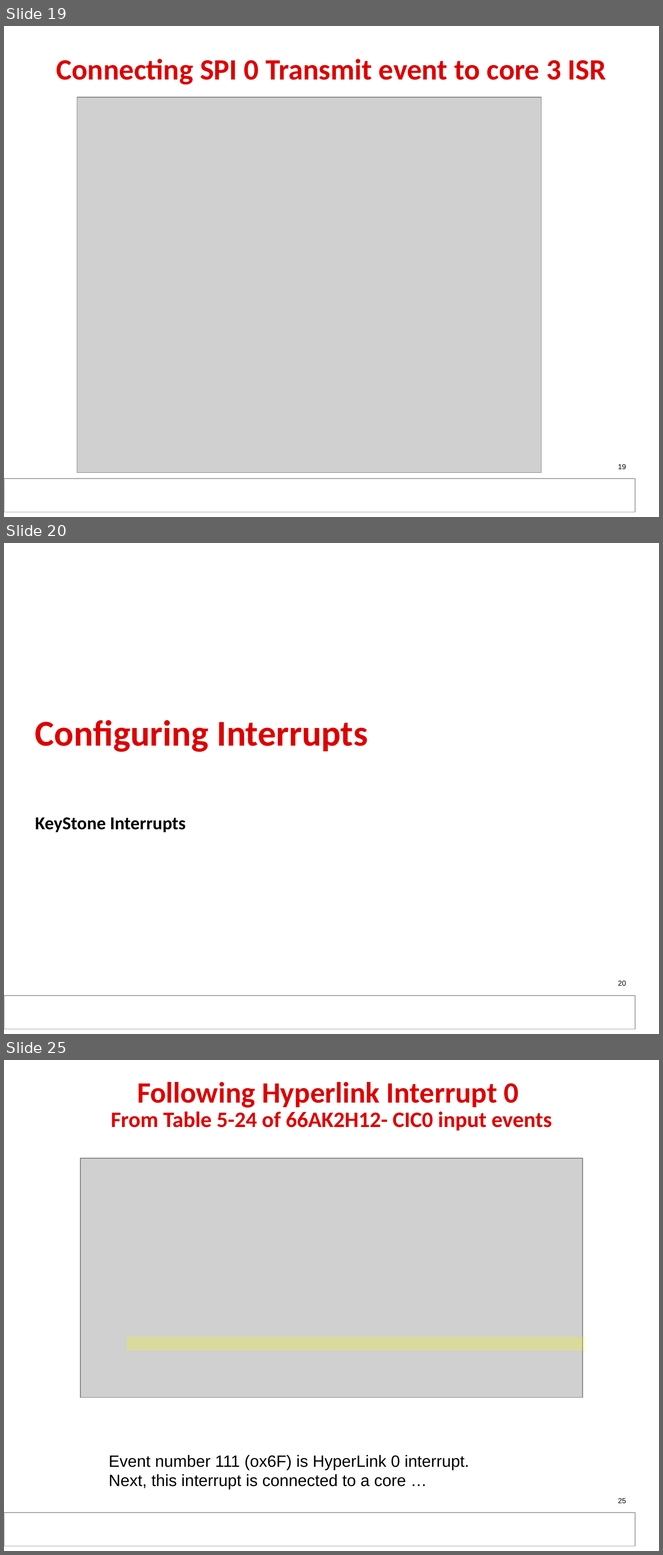
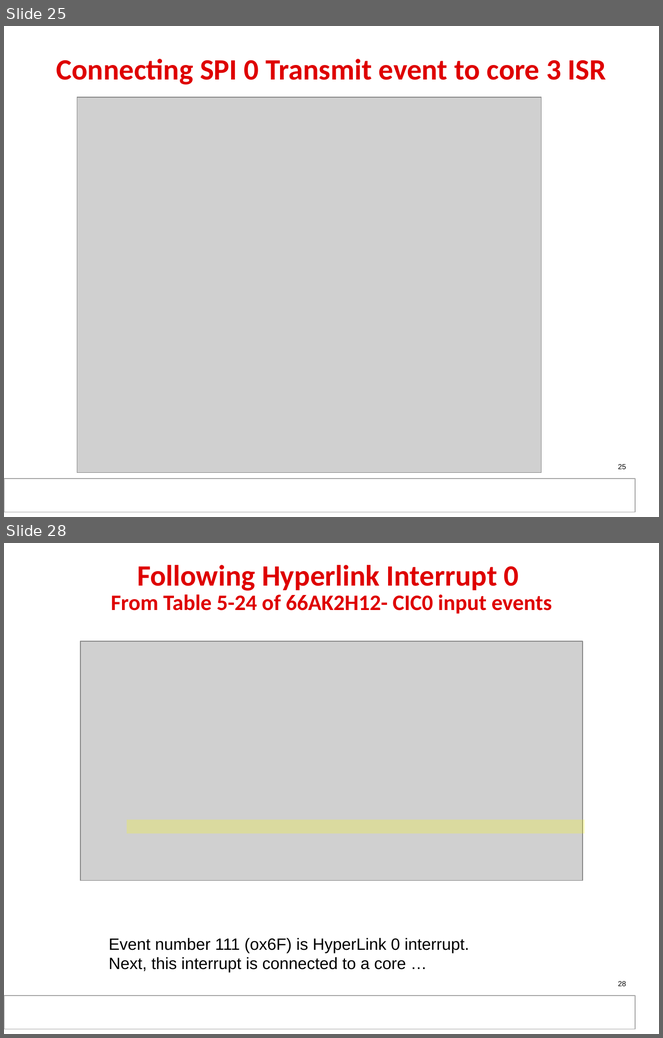
Before and after one commit to hari1989/keystone-workshop, a slide deck: slides/KeyStone_Interrupts.pptx. Shown one above the other, each under a label of ours: slides 19, 20 and 25 before the commit, slides 25 and 28 after it; the slides between them are not shown. The pictures are 663x1555 and 663x1038 pixels, drawn with LibreOffice and Linux fonts; fonts in the diff are those of the drawing; grey boxes stand for pictures; background and template pictures are left out. Boxes give left, top, right and bottom in pixels: in the first picture for what was removed or moved away, otherwise in the second. Text is boxed around its words. In the diff, an @@ line names an element or a change of style, - is before the commit and + after.

```diff
--- a/slides/KeyStone_Interrupts.pptx
+++ b/slides/KeyStone_Interrupts.pptx
@@ slide 20 removed at (4, 543, 659, 1034), background picture (left out); not listed: 2 template elements that a slide beside it also shows @@
@@ title removed at (35, 720, 368, 752) @@
-Configuring Interrupts
@@ subtitle removed at (35, 818, 186, 833) @@
-KeyStone Interrupts
@@ page number removed at (618, 981, 626, 986) @@
-20
@@ rectangle removed at (4, 996, 633, 1029) @@
@@ what was slide 19 is now slide 25 @@
@@ page number at (618, 464, 626, 470): text changed @@
-19
+25
@@ what was slide 25 is now slide 28 @@
@@ page number at (618, 981, 626, 987): text changed @@
-25
+28
```
Also in this commit, not shown: 6 slides changed, 5 slides added, 2 other slides removed.
